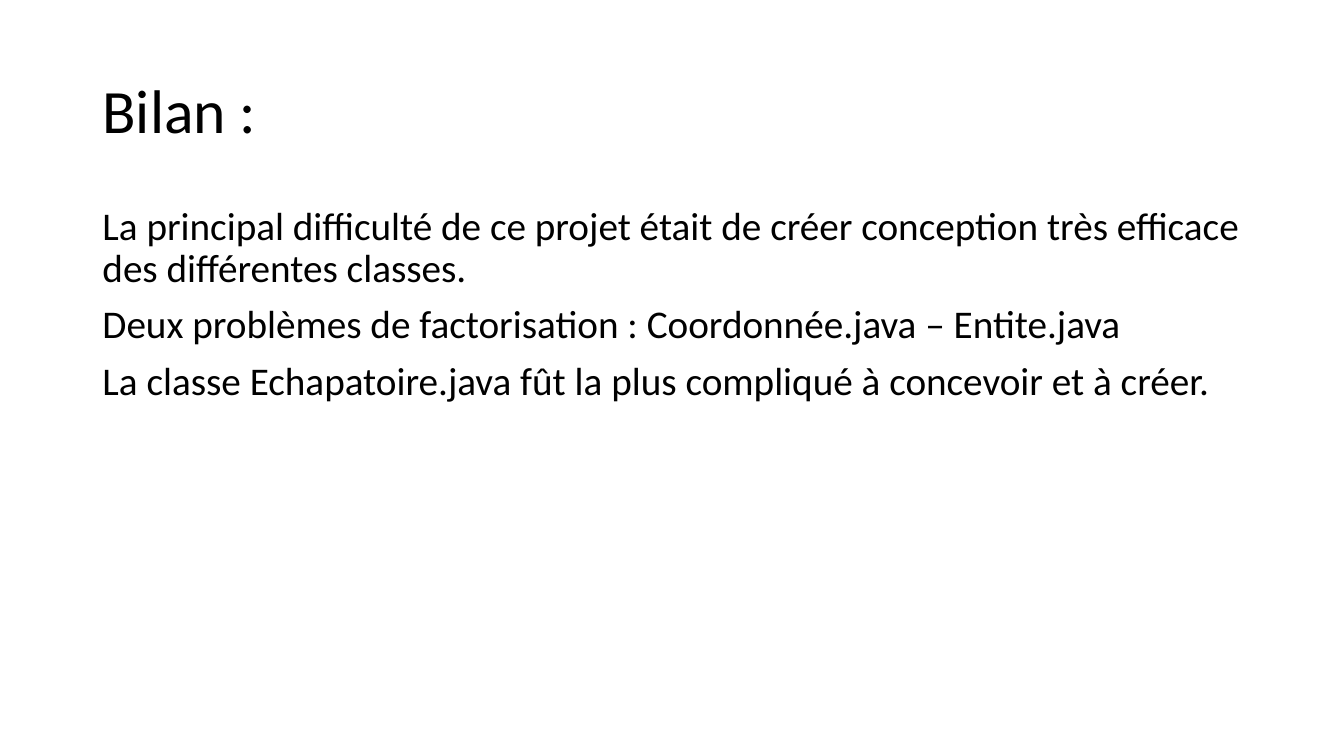
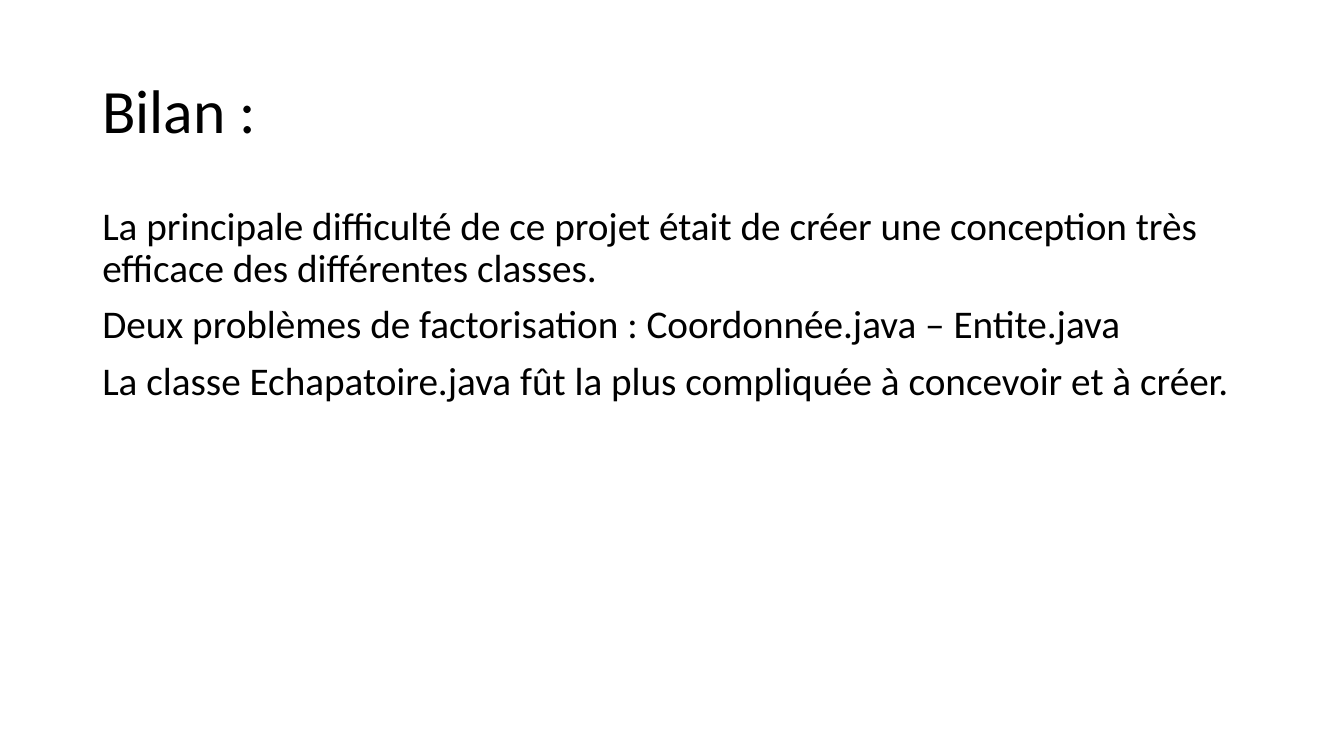
Before and after one commit to 1001ms/2023_Zeldiablo_walczak_amaglio_arcelin_berret_brun, a slide deck: slide 14 of documents/Diapo_Zeldiablo_Arcelin-Brun-Amaglio-Berret-VelaMena.pptx (slide 13 before the commit). Drawn at 1344x756 pixels with LibreOffice and Linux fonts; fonts in the diff are those of the drawing. Boxes give left, top, right and bottom in pixels: in the first picture for what was removed or moved away, otherwise in the second. Text is boxed around its words. In the diff, an @@ line names an element or a change of style, - is before the commit and + after.

```diff
--- a/documents/Diapo_Zeldiablo_Arcelin-Brun-Amaglio-Berret-VelaMena.pptx
+++ b/documents/Diapo_Zeldiablo_Arcelin-Brun-Amaglio-Berret-VelaMena.pptx
@@ text at box(102, 212, 1197, 283): text changed @@
-La principal difficulté de ce projet était de créer conception très efficace des différentes classes.
+La principale difficulté de ce projet était de créer une conception très efficace des différentes classes.
@@ text at box(102, 367, 1228, 402): text changed @@
-La classe Echapatoire.java fût la plus compliqué à concevoir et à créer.
+La classe Echapatoire.java fût la plus compliquée à concevoir et à créer.
```
Also in this commit, not shown: 10 other slides changed, 1 slide added, 17 other files.
